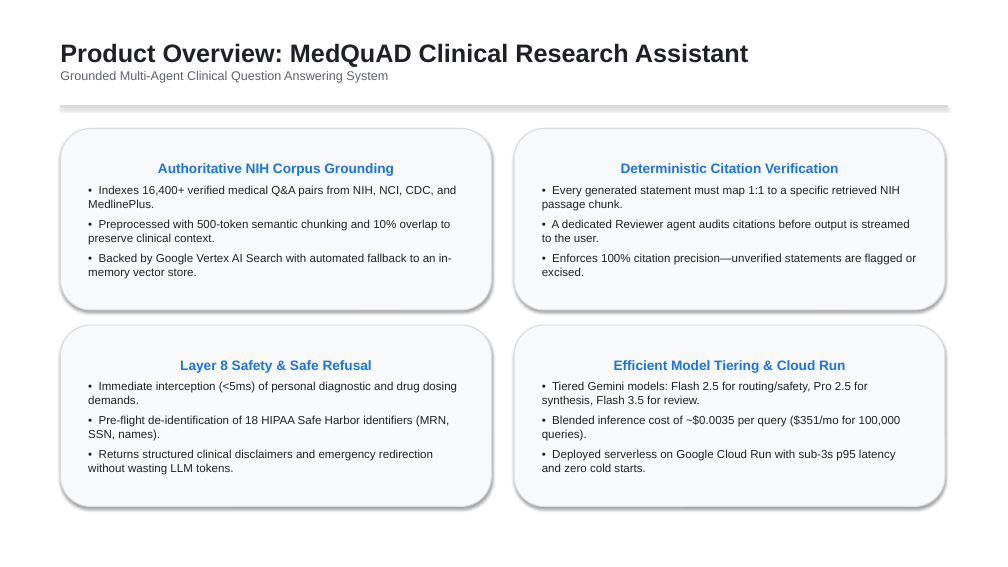
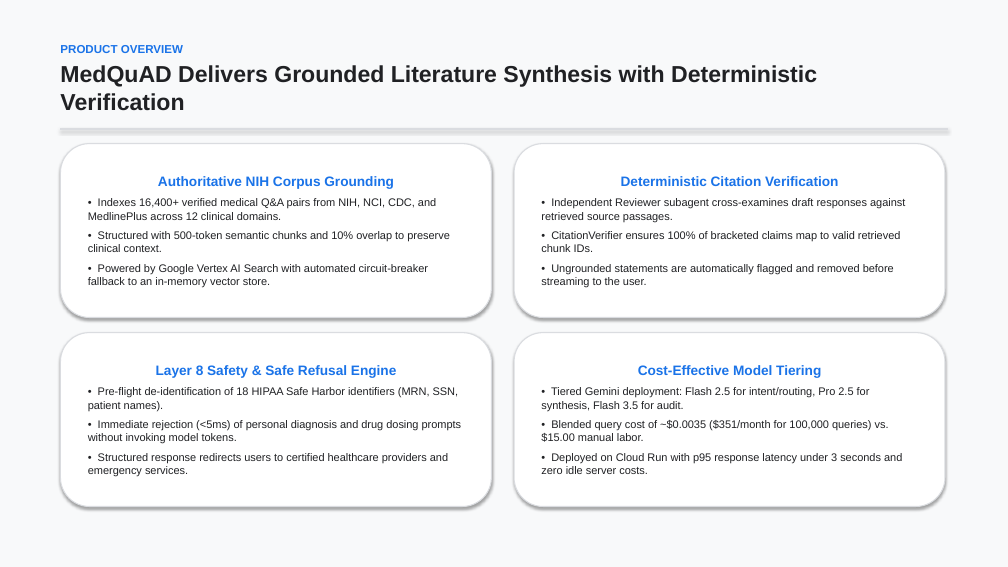
Before and after one commit to asadpatel-work/asadpatel-medquad, a slide deck: slide 3 of docs/medquad_capstone_presentation.pptx (slide 2 before the commit). Drawn at 1008x567 pixels with LibreOffice and Linux fonts; fonts in the diff are those of the drawing. Boxes give left, top, right and bottom in pixels: in the first picture for what was removed or moved away, otherwise in the second. Text is boxed around its words. In the diff, an @@ line names an element or a change of style, - is before the commit and + after.

Commit message:
feat(presentation): regenerate presentation using generate-slides skill guidelines

```diff
--- a/docs/medquad_capstone_presentation.pptx
+++ b/docs/medquad_capstone_presentation.pptx
@@ background #FFFFFF to #F8F9FA @@
@@ text at [60, 45, 817, 111]: text changed; size 12 to 22 pt; text colour #5F6368 to #202124; bold on @@
-Product Overview: MedQuAD Clinical Research Assistant
-Grounded Multi-Agent Clinical Question Answering System
+PRODUCT OVERVIEW
+MedQuAD Delivers Grounded Literature Synthesis with Deterministic Verification
@@ rounded rectangle "Authoritative NIH Corpus Grounding": place and size @@
-rounded rectangle "Authoritative NIH Corpus Grounding" at [60, 129, 492, 310]
+rounded rectangle "Authoritative NIH Corpus Grounding" at [60, 144, 492, 318]
@@ rectangle: place and size @@
-rectangle at [60, 106, 948, 107]
+rectangle at [60, 129, 948, 129]
@@ fill #F8F9FA to #FFFFFF in 4 elements at [60, 144, 492, 318], [514, 333, 945, 507], [60, 333, 492, 507], [514, 144, 945, 318] @@
@@ rounded rectangle "Deterministic Citation Verification": place and size @@
-rounded rectangle "Deterministic Citation Verification" at [514, 129, 945, 310]
+rounded rectangle "Deterministic Citation Verification" at [514, 144, 945, 318]
@@ text in rounded rectangle at [88, 198, 450, 288]: text changed; size 11 to 10.5 pt @@
-• Indexes 16,400+ verified medical Q&A pairs from NIH, NCI, CDC, and MedlinePlus.
-• Preprocessed with 500-token semantic chunking and 10% overlap to preserve clinical context.
-• Backed by Google Vertex AI Search with automated fallback to an in-memory vector store.
+• Indexes 16,400+ verified medical Q&A pairs from NIH, NCI, CDC, and MedlinePlus across 12 clinical domains.
+• Structured with 500-token semantic chunks and 10% overlap to preserve clinical context.
+• Powered by Google Vertex AI Search with automated circuit-breaker fallback to an in-memory vector store.
@@ text in rounded rectangle at [541, 198, 905, 288]: text changed; size 11 to 10.5 pt @@
-• Every generated statement must map 1:1 to a specific retrieved NIH passage chunk.
-• A dedicated Reviewer agent audits citations before output is streamed to the user.
-• Enforces 100% citation precision—unverified statements are flagged or excised.
+• Independent Reviewer subagent cross-examines draft responses against retrieved source passages.
+• CitationVerifier ensures 100% of bracketed claims map to valid retrieved chunk IDs.
+• Ungrounded statements are automatically flagged and removed before streaming to the user.
@@ rounded rectangle "Layer 8 Safety & Safe ...": place and size @@
-rounded rectangle "Layer 8 Safety & Safe ..." at [60, 325, 492, 507]
+rounded rectangle "Layer 8 Safety & Safe ..." at [60, 333, 492, 507]
@@ rounded rectangle "Cost-Effective Model Tiering": place and size @@
-rounded rectangle "Cost-Effective Model Tiering" at [514, 325, 945, 507]
+rounded rectangle "Cost-Effective Model Tiering" at [514, 333, 945, 507]
@@ text in rounded rectangle at [88, 365, 462, 477]: text changed; size 11 to 10.5 pt @@
-Layer 8 Safety & Safe Refusal
-• Immediate interception (<5ms) of personal diagnostic and drug dosing demands.
-• Pre-flight de-identification of 18 HIPAA Safe Harbor identifiers (MRN, SSN, names).
-• Returns structured clinical disclaimers and emergency redirection without wasting LLM tokens.
+Layer 8 Safety & Safe Refusal Engine
+• Pre-flight de-identification of 18 HIPAA Safe Harbor identifiers (MRN, SSN, patient names).
+• Immediate rejection (<5ms) of personal diagnosis and drug dosing prompts without invoking model tokens.
+• Structured response redirects users to certified healthcare providers and emergency services.
@@ text in rounded rectangle at [541, 365, 902, 474]: text changed; size 11 to 10.5 pt @@
-Efficient Model Tiering & Cloud Run
-• Tiered Gemini models: Flash 2.5 for routing/safety, Pro 2.5 for synthesis, Flash 3.5 for review.
-• Blended inference cost of ~$0.0035 per query ($351/mo for 100,000 queries).
-• Deployed serverless on Google Cloud Run with sub-3s p95 latency and zero cold starts.
+Cost-Effective Model Tiering
+• Tiered Gemini deployment: Flash 2.5 for intent/routing, Pro 2.5 for synthesis, Flash 3.5 for audit.
+• Blended query cost of ~$0.0035 ($351/month for 100,000 queries) vs. $15.00 manual labor.
+• Deployed on Cloud Run with p95 response latency under 3 seconds and zero idle server costs.
```
Also in this commit, not shown: 2 other slides changed, 2 slides added, 1 slide removed, 2 other files.
